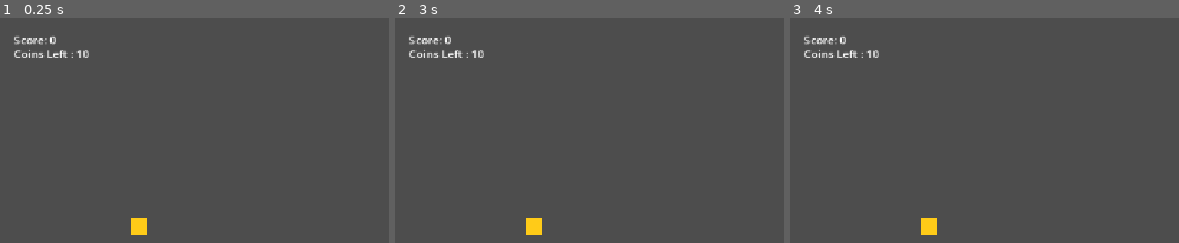
Above: before the commit, frames 1-3 (left to right).
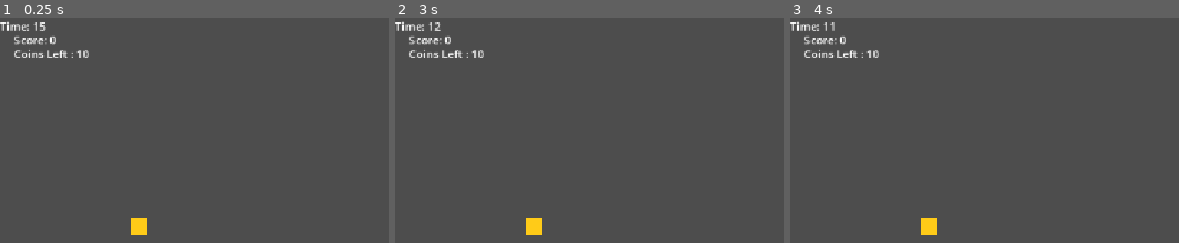
Above: after the commit, the same moments.

Repository: code-enx/coin-collector
Game: Godot game, scene res://main.tscn
Same seed, same stepped clock (60 frames per second), same inputs: the game is played once before the commit and once after it. The project has no main scene, so this scene is started directly.
Inputs:
- Up to frame 1 (0.25 s): no input
- Up to frame 2 (3 s): tap Enter at 0.5, 2.75 s; hold Right (ui_right) 0.53-1.28 s; hold Shift 0.53-1.28 s; hold Down (ui_down) 1.28-2.03 s; tap Shift at 1.35, 2.85 s; tap Space at 2 s; hold Right (ui_right) 2.03-2.78 s; hold Shift 2.03-2.78 s; hold Up (ui_up) from 2.78 s (still down)
- Up to frame 3 (4 s): release Up (ui_up) at 3.53 s; hold Left (ui_left) from 3.53 s (still down); hold Shift from 3.53 s (still down)
The pictures show only the part of the screen within x 0-50%, y 0-50%; the shares and areas given below are measured in that part.

The runs differ from the first frame. In frame 1, 0.2% of the frame differs, in the area x 0-12%, y 1-6%; in frame 2, 0.2%; in frame 3, 0.2%.

Commit message:
New Feature: Countdown Timer

Diff:
--- a/main.gd
+++ b/main.gd
@@ -1,8 +1,13 @@
 extends Node2D
 
+#Score
 var score: int = 0
 var coins_remaining: int = 0
 var total_coins = 0
+
+#Time
+var time_left: int = 15
+var game_finished: bool = false
 
 func _ready() -> void:
 	var coins = get_tree().get_nodes_in_group("coins")
@@ -10,16 +15,41 @@
 	total_coins = coins.size()
 	coins_remaining = total_coins
 
-	$ScoreLabel.text = "Score: 0"
+	$ScoreLabel.text = "Score: " + str(score)
 	$CoinsLeft.text = "Coins Left : " + str(coins_remaining)
+	$TimerLabel.text = "Time: " + str(time_left)
+
 	for coin in coins:
 		coin.collected.connect(_on_coin_collected)
 
+	$CountdownTimer.timeout.connect(_on_countdown_timer_timeout)
+	$CountdownTimer.start()
+
 func _on_coin_collected() -> void:
+	if game_finished:
+		return
+
 	score += 1
 	coins_remaining -= 1
 	$ScoreLabel.text = "Score: " + str(score)
 	$CoinsLeft.text = "Coins Left : " + str(coins_remaining)
 
 	if coins_remaining == 0:
+		game_finished = true
+		$CountdownTimer.stop()
 		$VictoryUI.show_victory(score, total_coins)
+
+func _on_countdown_timer_timeout() -> void:
+	if game_finished:
+		return
+
+	time_left -= 1
+	update_timer_label()
+
+	if time_left <= 0:
+		game_finished = true
+		$CountdownTimer.stop()
+		$VictoryUI.show_game_over(score, total_coins)
+
+func update_timer_label() -> void:
+	$TimerLabel.text = "Time: " + str(time_left)
--- a/main.tscn
+++ b/main.tscn
@@ -112,3 +112,4 @@
 [node name="TimerLabel" type="Label" parent="." unique_id=1610597240]
 offset_right = 40.0
 offset_bottom = 23.0
+text = "Time: 30"
--- a/victory_ui.gd
+++ b/victory_ui.gd
@@ -21,3 +21,8 @@
 
 func _on_quit_pressed() -> void:
 	get_tree().quit()
+
+func show_game_over(coins_collected: int, total_coins: int) -> void:
+	victory_title.text = "Time's Up!"
+	collected_label.text = "Coins collected: %d/%d" % [coins_collected, total_coins]
+	show()
